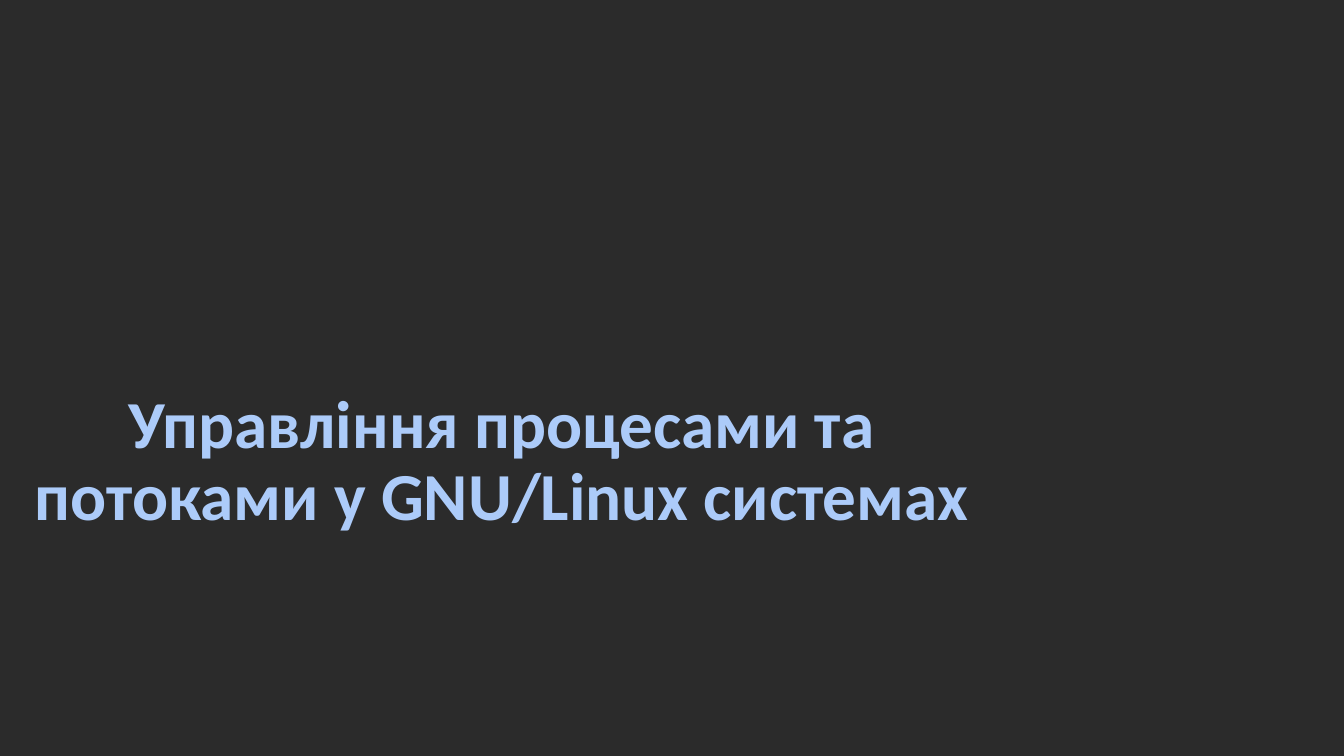
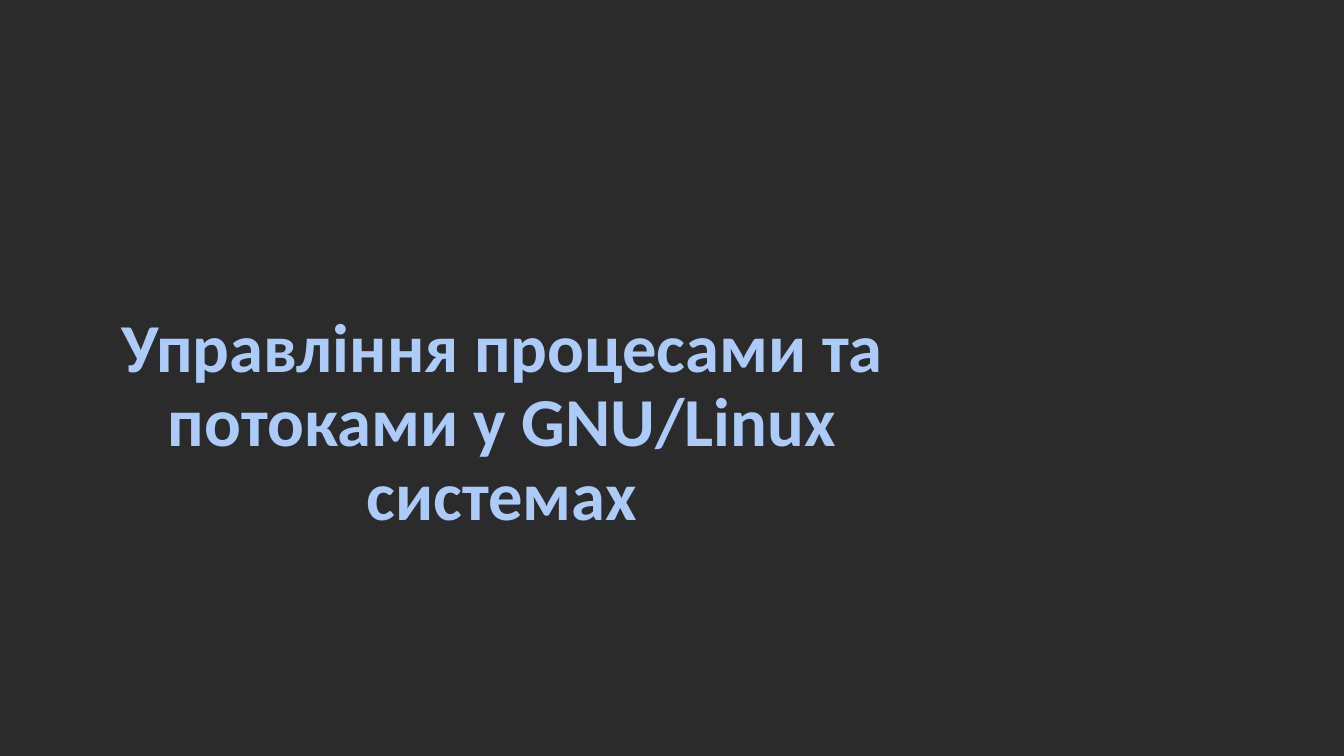
Before and after one commit to millennium02/SRS_L5, a slide deck: slide 1 of linux_ps&threads.odp. Drawn at 1344x756 pixels with LibreOffice and Linux fonts; fonts in the diff are those of the drawing; background and template pictures are left out; a plain dark background stands for a picture behind light text. Boxes give left, top, right and bottom in pixels: in the first picture for what was removed or moved away, otherwise in the second. Text is boxed around its words. In the diff, an @@ line names an element or a change of style, - is before the commit and + after.

```diff
--- a/linux_ps&threads.odp
+++ b/linux_ps&threads.odp
@@ title "Управління процесами та потоками у ..." at bbox=[121, 324, 883, 521]: size 48 to 49 pt @@
```
Also in this commit, not shown: 5 slides added, 2 slides removed, 1 other file.
